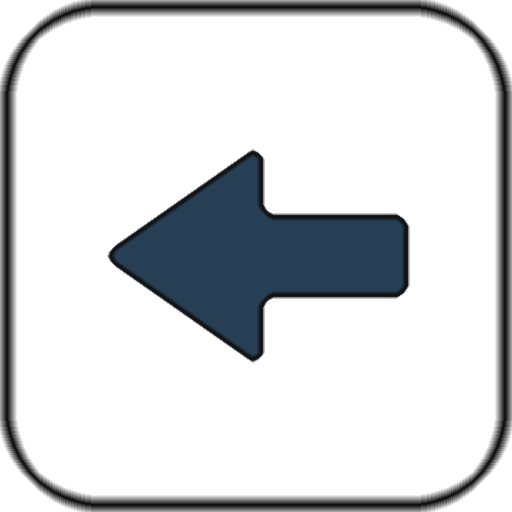
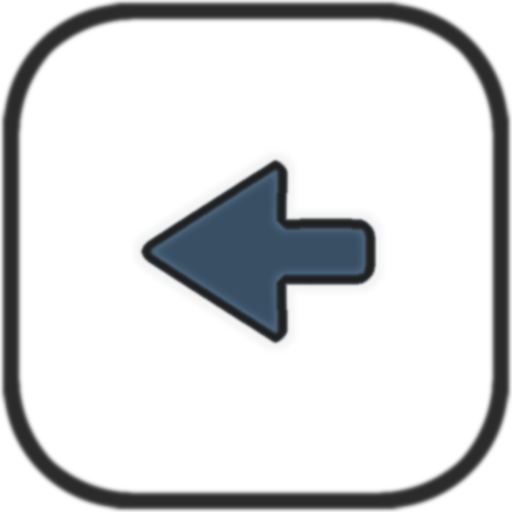
Layer changes from the first 512px x 512px image to the second:
removed layer "Layer 6" over [107, 149, 410, 363]
removed layer "Layer 5" over [109, 150, 408, 362]
removed layer "border" over [0, 0, 512, 512]
removed layer "background" (was 30%) over [2, 2, 510, 510]
added layer "border arrow" above "arrow" over [138, 157, 379, 346]
added layer "arrow" above "white arrow" over [138, 157, 378, 346]
added layer "white arrow" above "grey border" over [126, 149, 390, 358]
added layer "grey border" above "white border" over [0, 0, 512, 512]
added layer "white border" (20%) above "white background" over [0, 0, 512, 512]
added layer "white background" (30%) over [18, 18, 494, 494]
